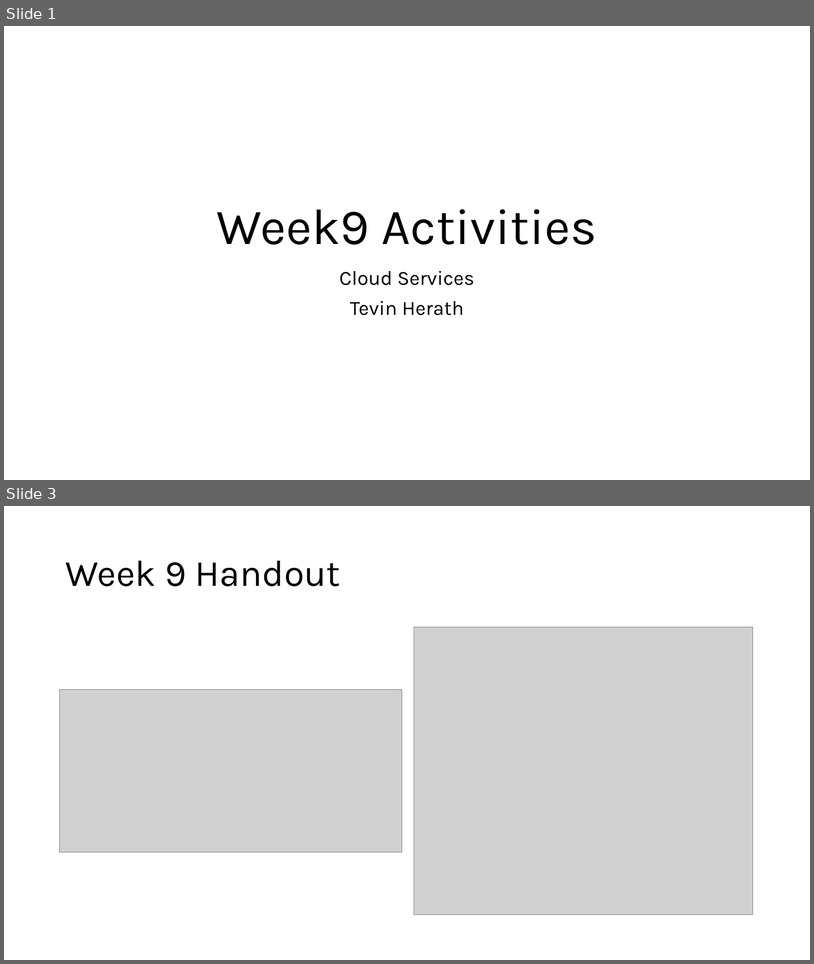
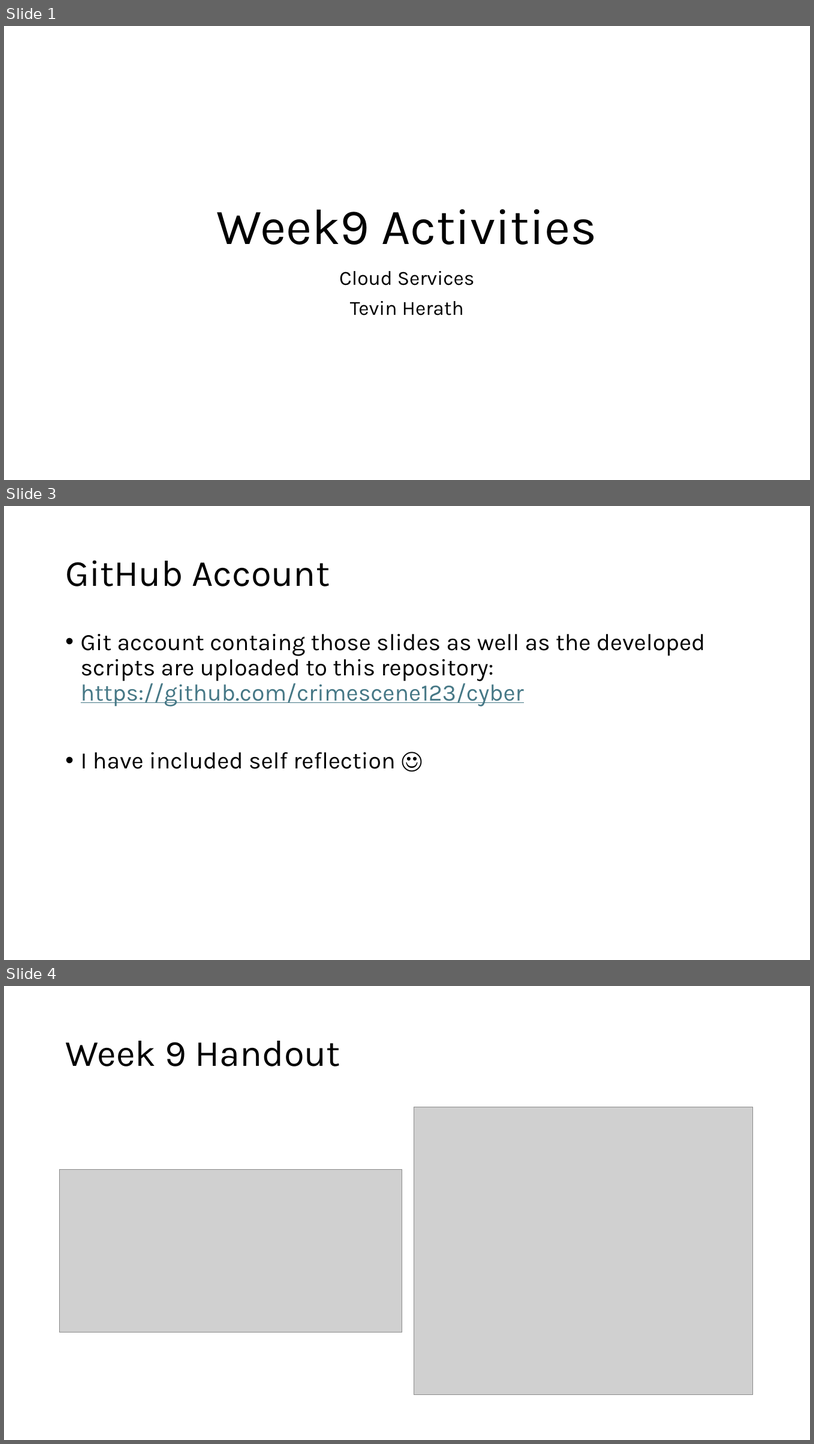
Before and after one commit to crimescene123/cyber, a slide deck: Week9 Activities.pptx. Shown one above the other, each under a label of ours: slides 1 and 3 before the commit, slides 1, 3 and 4 after it; the slides between them are not shown. The pictures are 814x964 and 814x1444 pixels, drawn with LibreOffice and Linux fonts; fonts in the diff are those of the drawing; grey boxes stand for pictures. Boxes give left, top, right and bottom in pixels: in the first picture for what was removed or moved away, otherwise in the second. Text is boxed around its words. In the diff, an @@ line names an element or a change of style, - is before the commit and + after.

```diff
--- a/Week9 Activities.pptx
+++ b/Week9 Activities.pptx
@@ slide 3 added at bbox=[4, 506, 810, 960], background #FFFFFF @@
@@ title added at bbox=[65, 560, 330, 586], 44 pt, text #000000 @@
+GitHub Account
@@ text added at bbox=[81, 634, 706, 769], 28 pt, text #000000 @@
+• Git account containg those slides as well as the developed scripts are uploaded to this repository: https://github.com/crimescene123/cyber
+• I have included self reflection ☺
@@ what was slide 3 is now slide 4 @@
```
Also in this commit, not shown: 1 other slide added, 2 slides removed, 1 other file.
